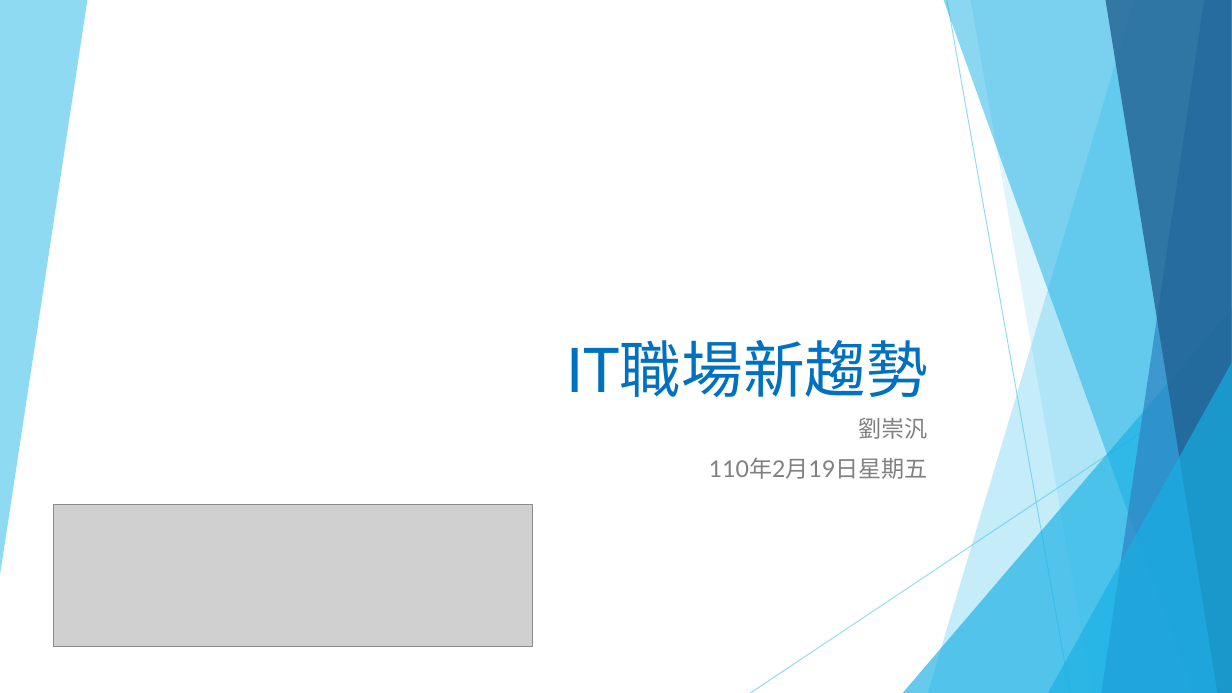
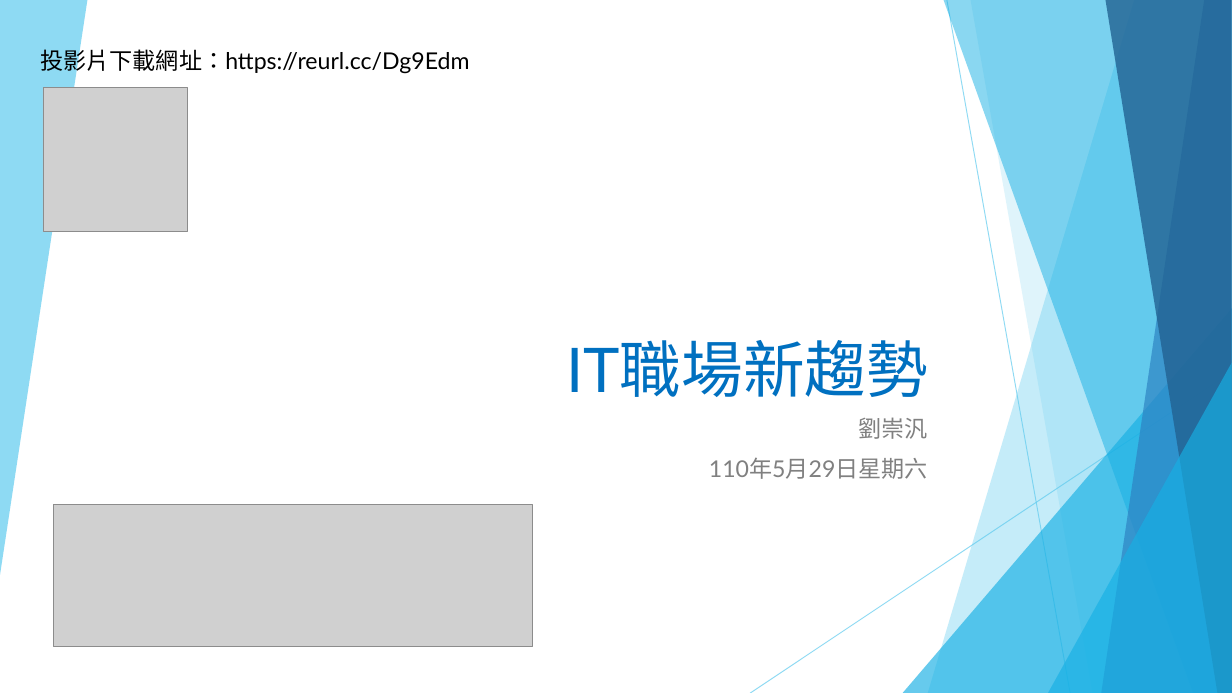
Before and after one commit to liulawsi/My_PPTs, a slide deck: slide 1 of LCC/Python/00a_IT職場新趨勢.pptx. Drawn at 1232x693 pixels with LibreOffice and Linux fonts; fonts in the diff are those of the drawing; grey boxes stand for pictures. Boxes give left, top, right and bottom in pixels: in the first picture for what was removed or moved away, otherwise in the second. Text is boxed around its words. In the diff, an @@ line names an element or a change of style, - is before the commit and + after.

```diff
--- a/LCC/Python/00a_IT職場新趨勢.pptx
+++ b/LCC/Python/00a_IT職場新趨勢.pptx
@@ text added at <box>40,45,469,74</box>, 18 pt, text #000000 @@
+投影片下載網址：https://reurl.cc/Dg9Edm
@@ picture added at <box>43,88,188,232</box> @@
@@ subtitle at <box>709,458,928,479</box>: text changed @@
-110年2月19日星期五
+110年5月29日星期六
```
Also in this commit, not shown: 1 other slide changed, 1 slide added, 8 other files.
